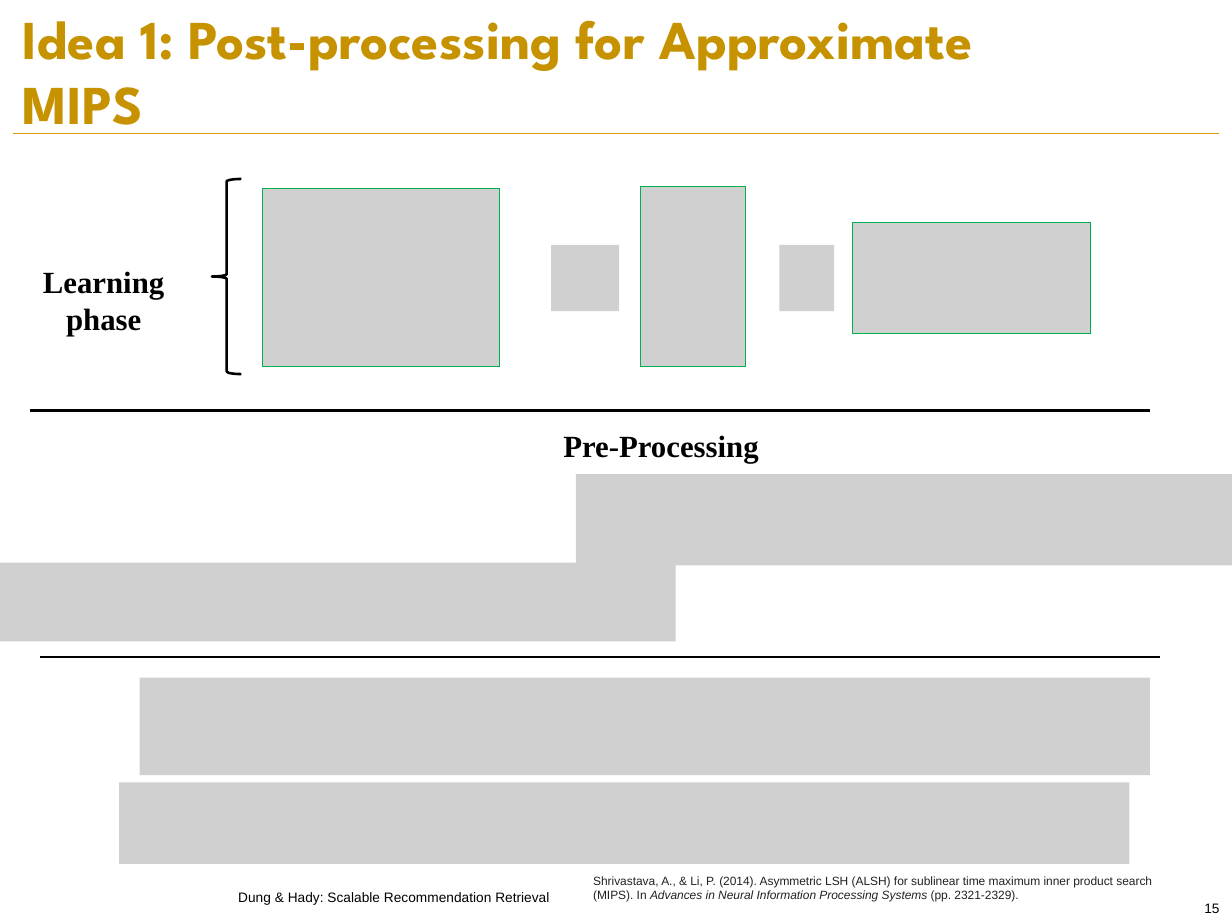
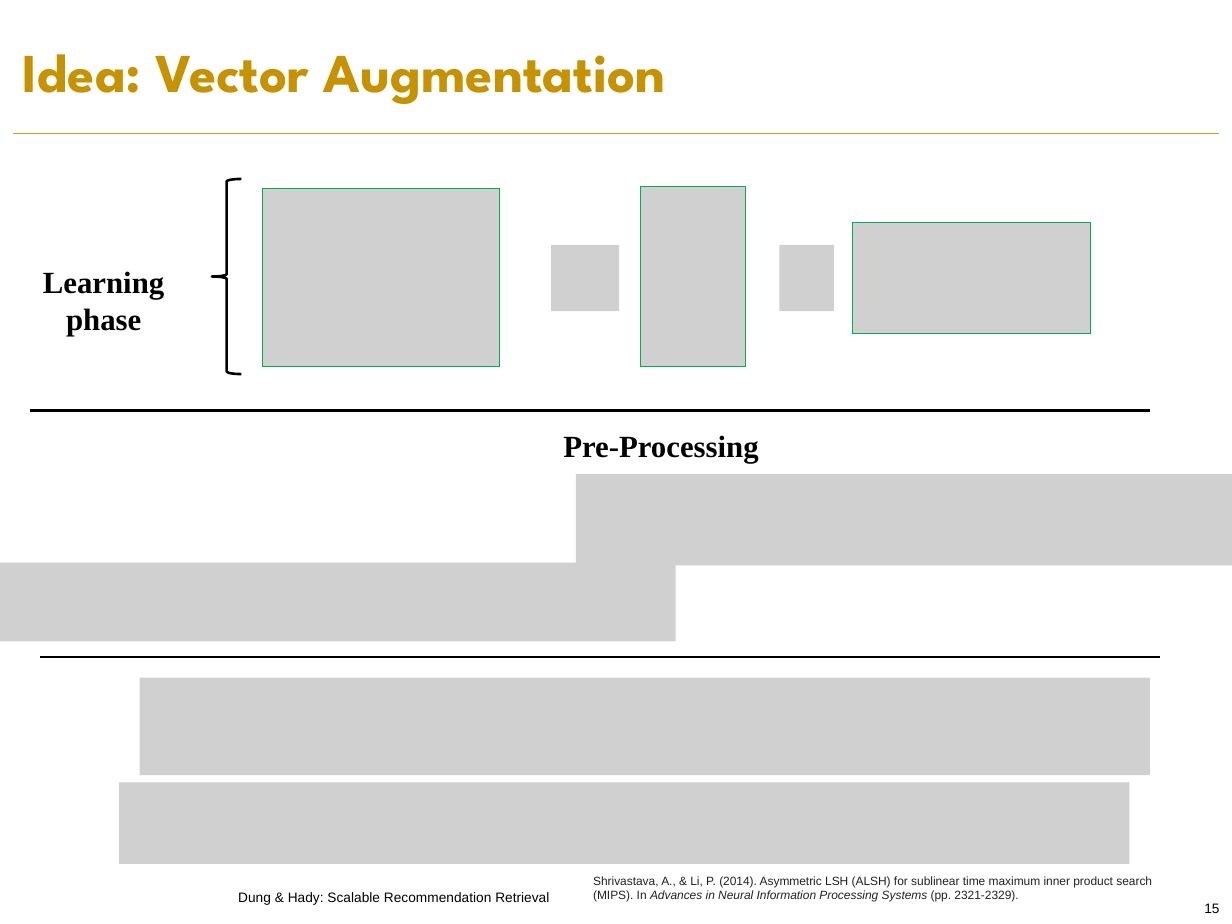
Before and after one commit to PreferredAI/recommendation-retrieval, a slide deck: slide 15 of slides/aaai19-tutorial.pptx. Drawn at 1232x924 pixels with LibreOffice and Linux fonts; fonts in the diff are those of the drawing; grey boxes stand for pictures; background and template pictures are left out. Boxes give left, top, right and bottom in pixels: in the first picture for what was removed or moved away, otherwise in the second. Text is boxed around its words. In the diff, an @@ line names an element or a change of style, - is before the commit and + after.

```diff
--- a/slides/aaai19-tutorial.pptx
+++ b/slides/aaai19-tutorial.pptx
@@ title at [23, 54, 666, 104]: text changed @@
-Idea 1: Post-processing for Approximate MIPS
+Idea: Vector Augmentation
```
Also in this commit, not shown: 12 other slides changed.
